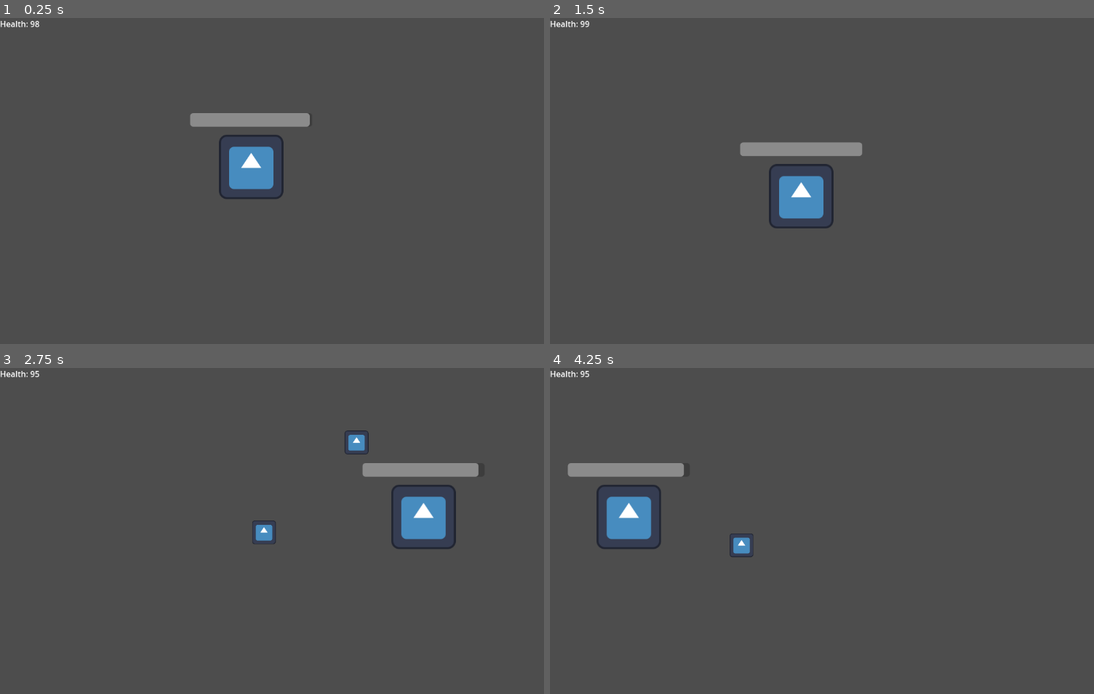
Above: before the commit, frames 1-4 (two rows, left to right).
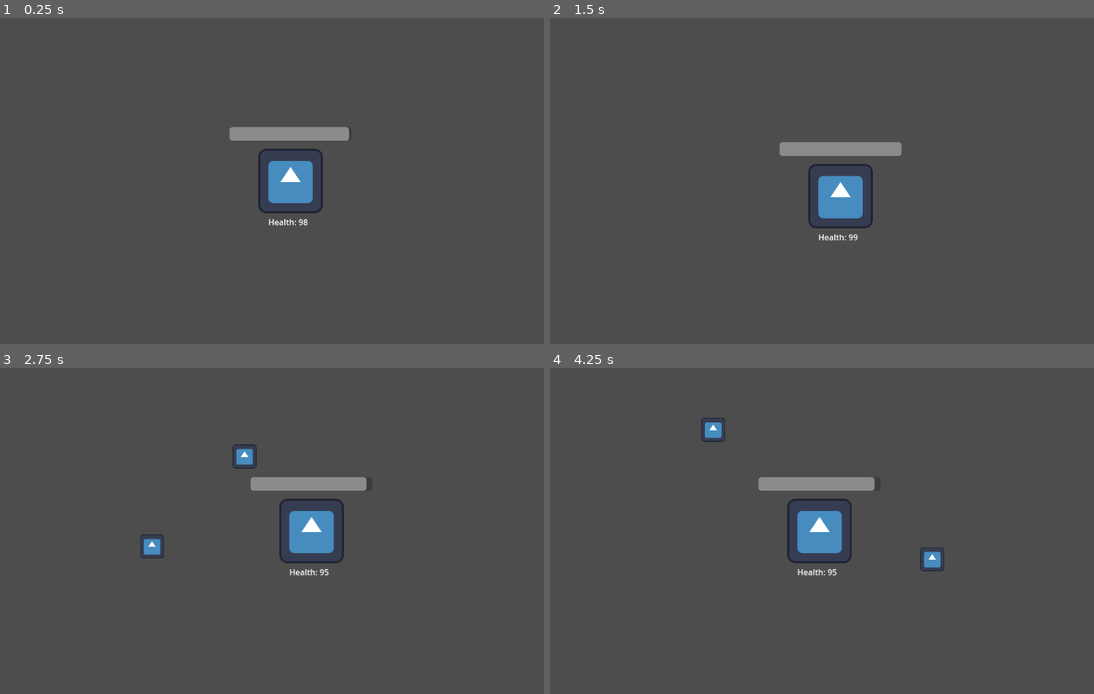
Above: after the commit, the same moments.

Repository: BumbertoEko/git_test_rep
Game: Godot game, scene res://Scenes/world.tscn
Two runs of this game, one before a commit and one after it. Both use one fixed random seed, a clock stepped at 60 frames per second and the inputs below. The engine's default icon, where the game draws it, is replaced by a stand-in: a white triangle on a blue panel in a dark square.
Inputs:
- Up to frame 1 (0.25 s): no input
- Up to frame 2 (1.5 s): hold D (Right) 0.53-1.28 s; hold R (R) 0.53-1.28 s; hold S (Down) from 1.28 s (still down); tap R (R) at 1.35 s
- Up to frame 3 (2.75 s): release S (Down) at 2.03 s; hold D (Right) from 2.03 s (still down); hold R (R) from 2.03 s (still down)
- Up to frame 4 (4.25 s): release D (Right) at 2.78 s; release R (R) at 2.78 s; hold W (Up) 2.78-3.53 s; tap R (R) at 2.85 s; hold A (Left) from 3.53 s (still down); hold R (R) from 3.53 s (still down)

The runs differ from the first frame. In frame 1, 4.4% of the frame differs, in the area x 0-65%, y 0-64%; in frame 2, 3.1%; in frame 3, 5.5%, in the area x 0-88%, y 0-64%; in frame 4, 5.3%.

Commit message:
added a camera

Diff:
--- a/Scenes/world.tscn
+++ b/Scenes/world.tscn
@@ -8,12 +8,18 @@
 [node name="Player" parent="." instance=ExtResource("1_q07vk")]
 position = Vector2(498, 296)
 
-[node name="RichTextLabel" type="RichTextLabel" parent="."]
-offset_right = 94.0
-offset_bottom = 25.0
+[node name="RichTextLabel" type="RichTextLabel" parent="Player"]
+offset_left = -44.0
+offset_top = 70.0
+offset_right = 50.0
+offset_bottom = 95.0
 text = "Health: 95.5"
 scroll_active = false
 autowrap_mode = 0
+
+[node name="Camera2D" type="Camera2D" parent="Player"]
+position_smoothing_enabled = true
+position_smoothing_speed = 10.0
 
 [node name="health_pickup_generator" type="Node" parent="."]
 script = ExtResource("2_x3yva")
--- a/Script/CharacterBody2D.gd
+++ b/Script/CharacterBody2D.gd
@@ -47,21 +47,22 @@
 		print("dead")
 		var game_restart = game_over_screen.instantiate()
 		var total = get_viewport().size
-		total = total / 2
+		total = total / 64
 		$".".position = total
+		$Camera2D.position = total
 		add_child(game_restart)
 
 	$ProgressBar.value = Global.health
 	Global.health = clamp(Global.health, 0, 100)
 
 func _ready():
-	$"../RichTextLabel".text = health_display
+	$RichTextLabel.text = health_display
 
 func _on_timer_timeout():
 	Global.health = Global.health - 1
 	$Timer.start()
 	health_display = str("Health: ") + str(Global.health)
-	$"../RichTextLabel".text = health_display
+	$RichTextLabel.text = health_display
 
 func _input(event):
 		if event.is_action_pressed("R"):
